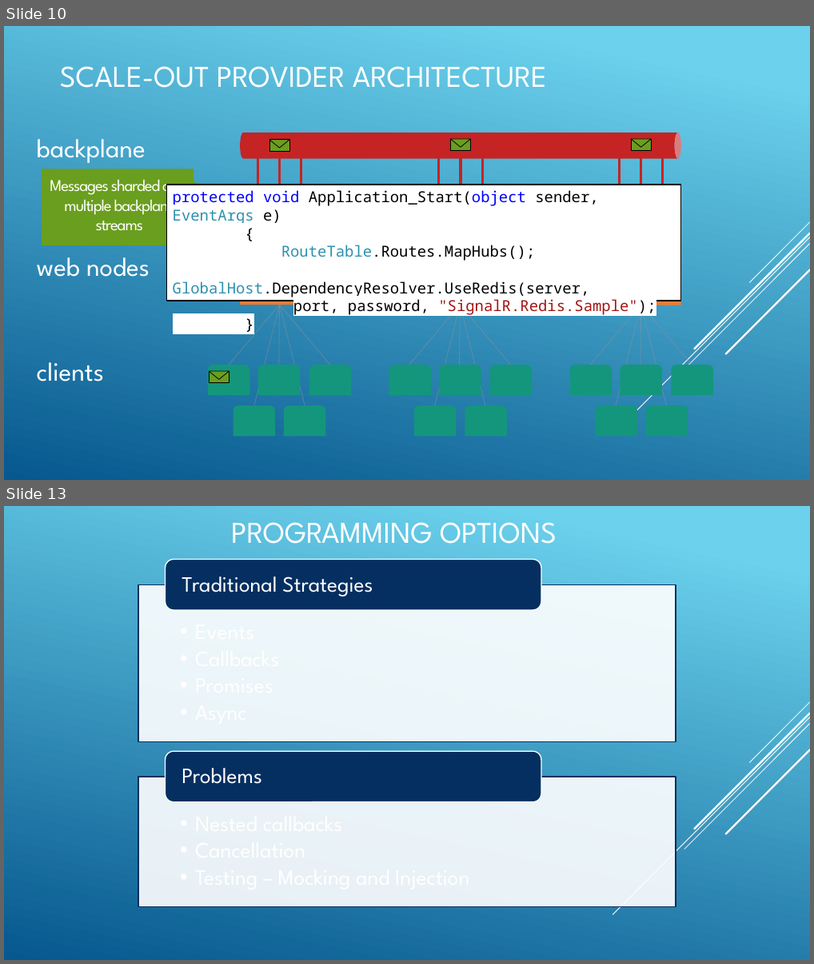
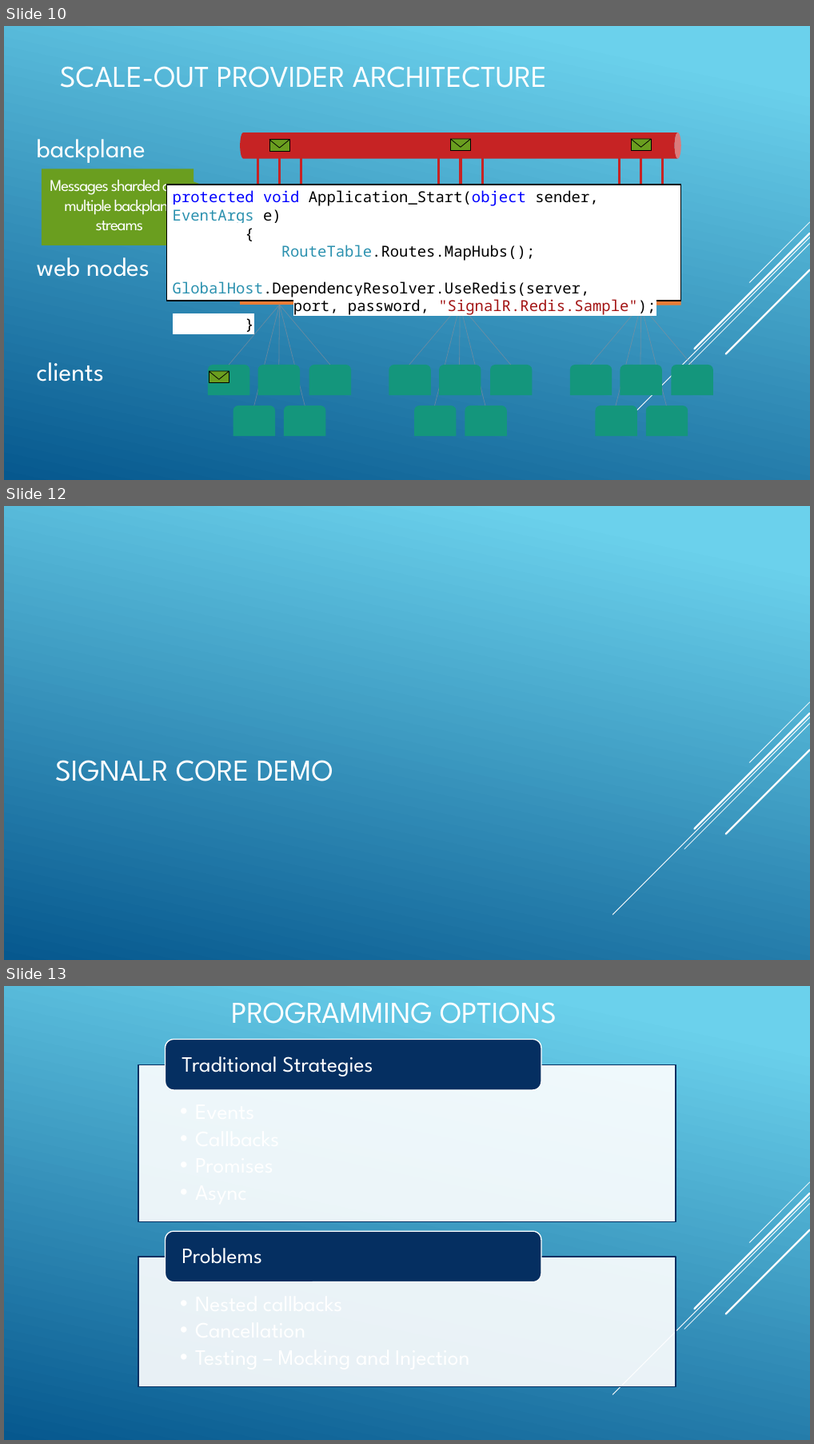
Before and after one commit to jwooley/SignalrRxSamples, a slide deck: Getting Pushy with SignalR and Rx.pptx. Shown one above the other, each under a label of ours: slides 10 and 13 before the commit, slides 10, 12 and 13 after it; the slides between them are not shown. The pictures are 814x964 and 814x1444 pixels, drawn with LibreOffice and Linux fonts; fonts in the diff are those of the drawing. Boxes give left, top, right and bottom in pixels: in the first picture for what was removed or moved away, otherwise in the second. Text is boxed around its words. In the diff, an @@ line names an element or a change of style, - is before the commit and + after.

```diff
--- a/Getting Pushy with SignalR and Rx.pptx
+++ b/Getting Pushy with SignalR and Rx.pptx
@@ slide 12 added at (4, 506, 810, 960), background gradient #6ED2EB to #06588E; not listed: 5 template elements that a slide beside it also shows @@
@@ title added at (55, 760, 334, 781), 36 pt, text #FFFFFF @@
+SIGNALR CORE DEMO
```
Also in this commit, not shown: 3 slides changed, 12 other files.
